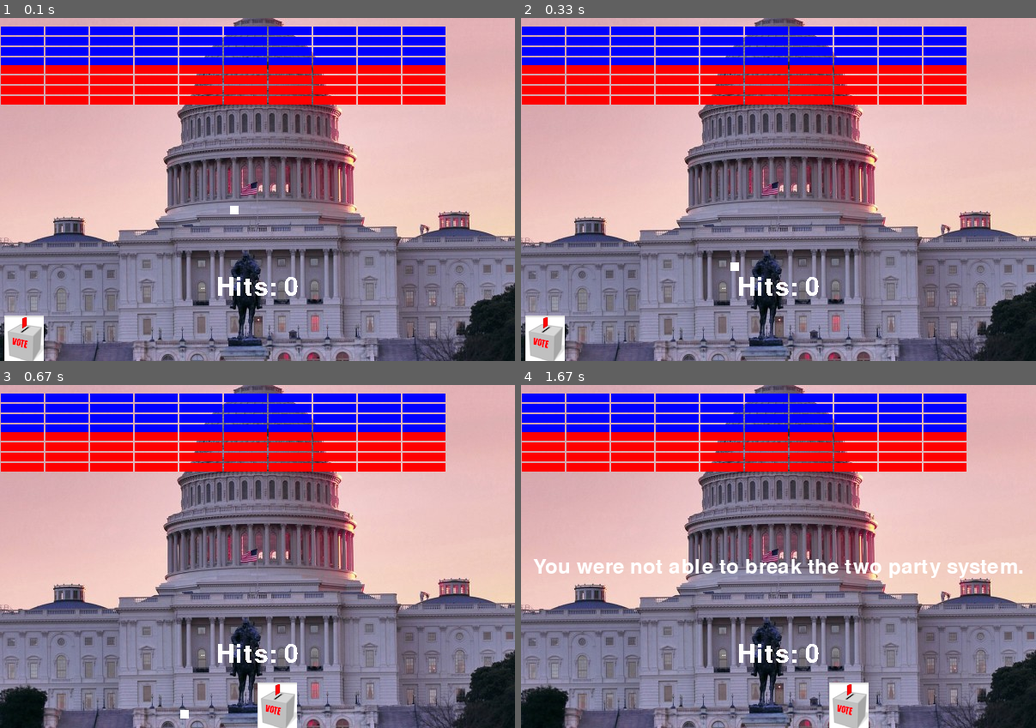
Above: before the commit, frames 1-4 (two rows, left to right).
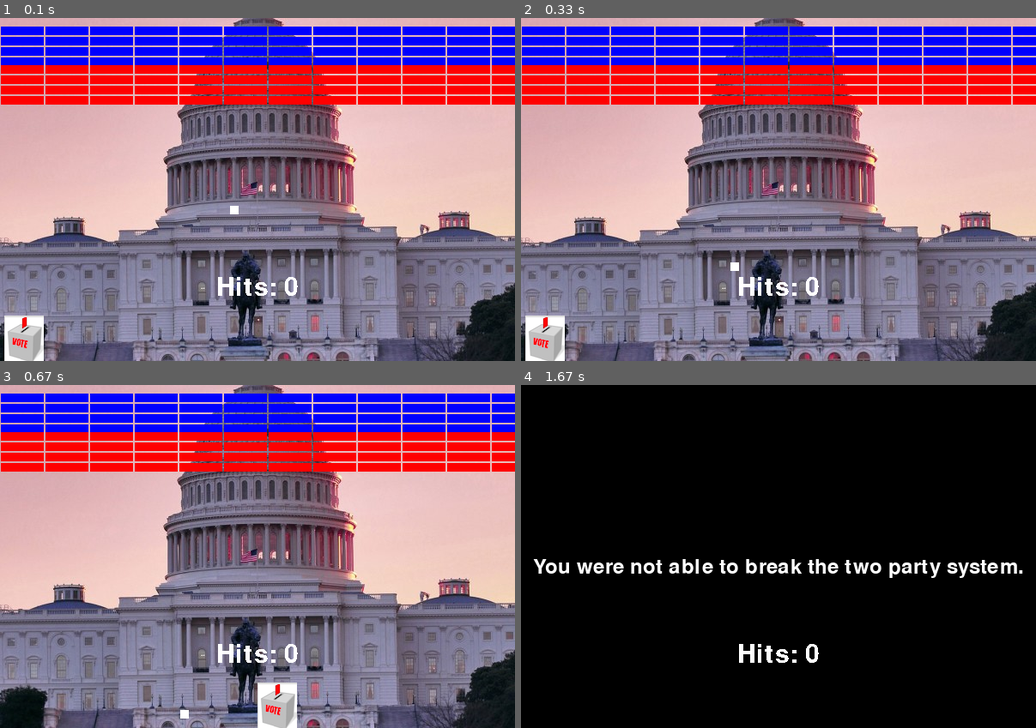
Above: after the commit, the same moments.

Repository: tmadhani/pygame
Game: pygame game, started from mypygame.py
Two runs of this game, one before a commit and one after it. Both use one fixed random seed, a clock stepped at 60 frames per second and the inputs below.
Inputs (mouse positions are in pixels of both pictures, inside the frame that each line leads up to):
- Up to frame 1 (0.1 s): no input
- Up to frame 2 (0.33 s): no input
- Up to frame 3 (0.67 s): click (257, 556) at 0.38 s
- Up to frame 4 (1.67 s): click (830, 631) at 0.72 s

The runs differ from the first frame. In frame 1, 2.5% of the frame differs, in the area x 86-100%, y 2-26%; in frame 2, 2.5%; in frame 3, 2.5%; in frame 4, 97%, in the area x 0-100%, y 0-100%.

Commit message:
finished pygame w/o comments

Diff:
--- a/mypygame.py
+++ b/mypygame.py
@@ -3,11 +3,10 @@
 import math
 import random
 
-
+#set colors
 brick_red = (255, 0, 0)
 brick_blue = (0,0,255)
 ball_white = (255,255,255)
-paddle_green = (50, 205, 50)
 background_black = (0,0,0)
 
 #set brick sprite height/wdith
@@ -39,7 +38,6 @@
 		self.image = pygame.image.load("media/vote.bmp")
 		self.width = 46
 		self.height = 53
-		# self.image.fill(paddle_green)
 		self.rect = self.image.get_rect()
 		self.screenheight = pygame.display.get_surface().get_height()
 		self.screenwidth = pygame.display.get_surface().get_width()
@@ -55,7 +53,7 @@
 class Ball(pygame.sprite.Sprite):
 	speed = 10.0
 
-	direction = random.randint(180,200)
+	direction = random.randint(190,200)
 
 	x = 275
 	y = 200
@@ -126,7 +124,7 @@
 
 y_pos = 10
 y_pos_red = 55
-num_blocks = 10
+num_blocks = 12
 
 for row in range(4):
 	for column in range(0,num_blocks):
@@ -166,11 +164,13 @@
 	if finish_game:
 		pygame.mixer.Sound("media/national-anthem.wav").play()
 		if len(two_party_system) == 0:
-			text = l.render("You were successfully able to break the two party system!", True, ball_white)
+			text = l.render("You were able to break the two party system!", True, ball_white)
 			text_loc = text.get_rect(centerx=bg.get_width()/2)
 			text_loc.top = 200
 			gameDisplay.blit(text,text_loc)
 		else:
+			gameDisplay.fill(background_black)
+			total_sprites.empty()
 			text = l.render("You were not able to break the two party system.", True, ball_white)
 			text_loc = text.get_rect(centerx=bg.get_width()/2)
 			text_loc.top = 200
